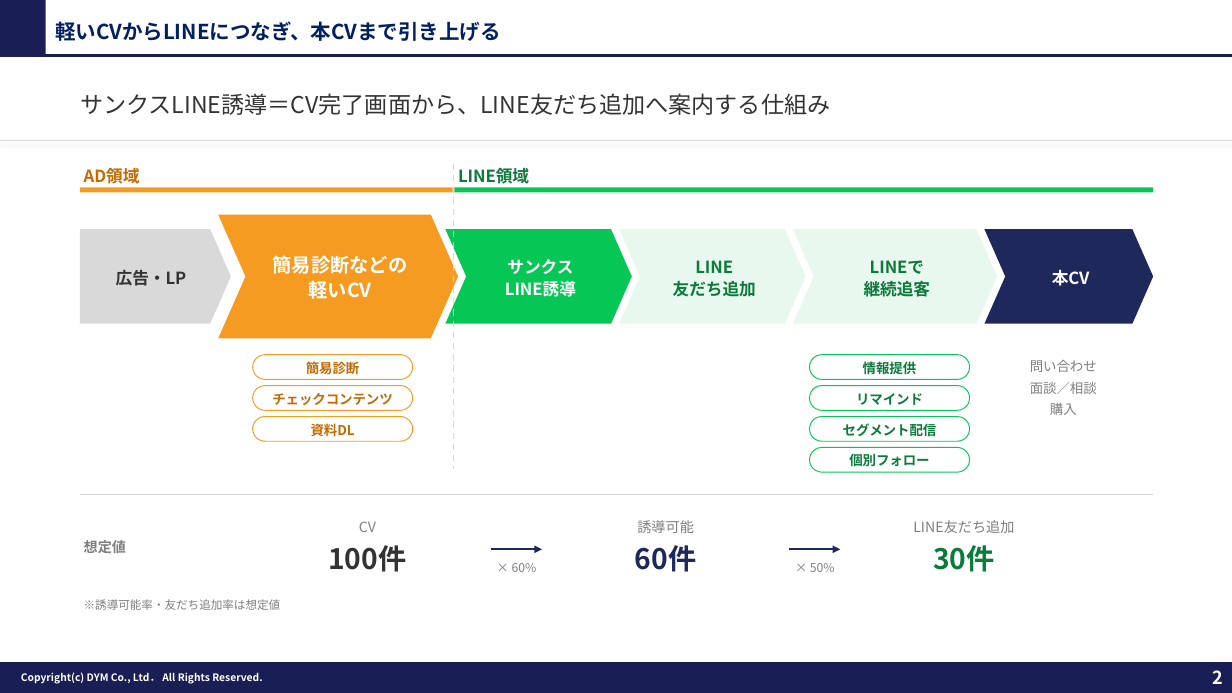
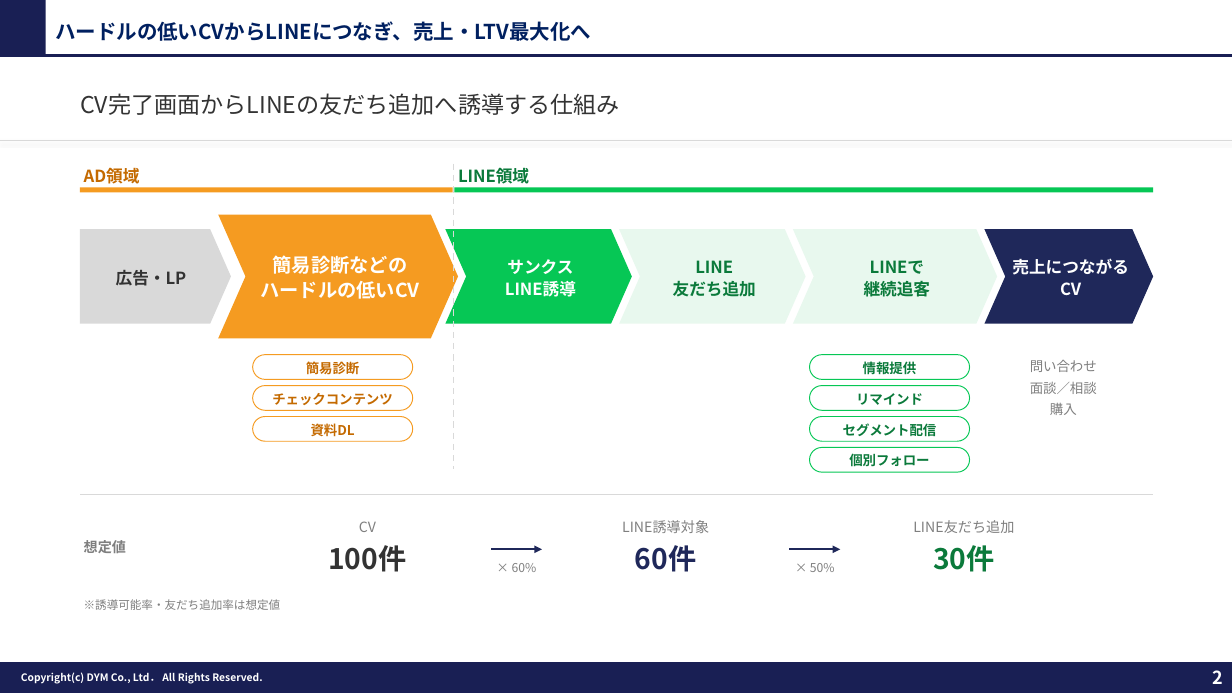
Before and after one commit to tonomura-r-dev/folder, a slide deck: slide 2 of 20261006_サンクスLINE誘導のご提案_業界別ver2.0.pptx. Drawn at 1232x693 pixels with LibreOffice and Linux fonts; fonts in the diff are those of the drawing; background and template pictures are left out. Boxes give left, top, right and bottom in pixels: in the first picture for what was removed or moved away, otherwise in the second. Text is boxed around its words. In the diff, an @@ line names an element or a change of style, - is before the commit and + after.

```diff
--- a/20261006_サンクスLINE誘導のご提案_業界別ver2.0.pptx
+++ b/20261006_サンクスLINE誘導のご提案_業界別ver2.0.pptx
@@ text at [55, 21, 591, 41]: text changed @@
-軽いCVからLINEにつなぎ、本CVまで引き上げる
+ハードルの低いCVからLINEにつなぎ、売上・LTV最大化へ
@@ text at [80, 93, 620, 115]: text changed @@
-サンクスLINE誘導＝CV完了画面から、LINE友だち追加へ案内する仕組み
+CV完了画面からLINEの友だち追加へ誘導する仕組み
@@ text "簡易診断などの": place and size @@
-text "簡易診断などの" at [273, 255, 408, 299]
+text "簡易診断などの" at [260, 255, 419, 299]
@@ text at [1012, 258, 1129, 296]: text changed @@
-本CV
+売上につながるCV
@@ text at [260, 281, 419, 299]: text changed @@
-軽いCV
+ハードルの低いCV
@@ text "LINE誘導対象": place and size @@
-text "LINE誘導対象" at [635, 520, 696, 572]
+text "LINE誘導対象" at [622, 520, 709, 572]
@@ text at [622, 520, 709, 533]: text changed @@
-誘導可能
+LINE誘導対象
```
Also in this commit, not shown: 2 other slides changed, 8 other files.
